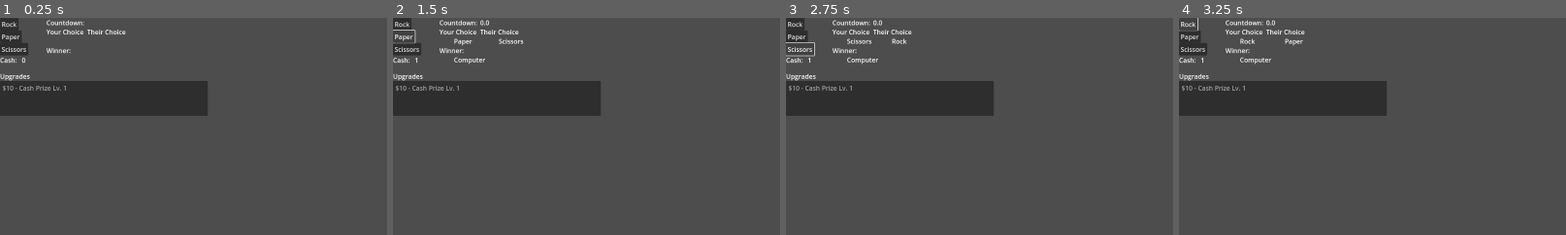
Above: before the commit, frames 1-4 (left to right).
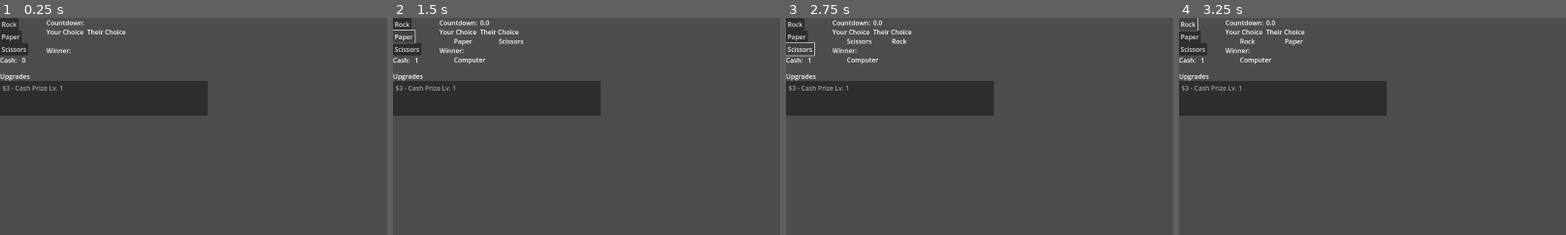
Above: after the commit, the same moments.

Repository: wfay42/corruption-clicker
Game: Godot game, scene res://rock_paper_scissors.tscn
Same seed, same stepped clock (60 frames per second), same inputs: the game is played once before the commit and once after it.
Inputs:
- Up to frame 1 (0.25 s): no input
- Up to frame 2 (1.5 s): click "Rock" at 0.5 s; click "Paper" at 1.25 s
- Up to frame 3 (2.75 s): click "Scissors" at 2 s
- Up to frame 4 (3.25 s): click "Rock" at 2.75 s
The pictures show only the part of the screen within x 0-50%, y 0-50%; the shares and areas given below are measured in that part.

The runs differ from the first frame. In frame 1, 0.2% of the frame differs, in the area x 1-18%, y 31-34%; in frame 2, 0.2%; in frame 3, 0.2%; in frame 4, 0.2%.

Commit message:
Added CashManagerView and finished upgrade purchase flow

Diff:
--- /dev/null
+++ b/datamodel/CashManagerView.gd
@@ -0,0 +1,11 @@
+class_name CashManagerView extends Object
+
+"""A view into the read-only methods of CashManager"""
+
+var _cashManager: CashManager
+
+func _init(cashManager: CashManager) -> void:
+	_cashManager = cashManager
+
+func get_cash() -> float:
+	return _cashManager.get_cash()
--- a/datamodel/Upgrades.gd
+++ b/datamodel/Upgrades.gd
@@ -2,15 +2,21 @@
 
 const CASH_PLUS_KEY: String = "cash+"
 const COST_KEY: String = "cost"
+const NAME_KEY: String = "name"
+const ID_KEY: String = "id"
+
+
 const ALL_UPGRADES: Dictionary[String, Dictionary] = {
     "cash001": {
+        "id": "cash001",
         "name": "Cash Prize Lv. 1",
         "description": "Increase cash prize by 1",
-        "cost": 10,
+        "cost": 3,
         "cash+": 1,
         "dependencies": []
     },
     "cash002": {
+        "id": "cash002",
         "name": "Cash Prize Lv. 2",
         "description": "Increase cash prize by 5",
         "cost": 200,
--- a/gameplay/_rps_controller.gd
+++ b/gameplay/_rps_controller.gd
@@ -58,7 +58,7 @@
 
 	self.__upgrades = Upgrades.new()
 	self.__upgradeList = self.get_node("Upgrades").get_node("UpgradeList")
-	self.__upgradeList.set_upgrades(self.__upgrades)
+	self.__upgradeList.setup(self.__upgrades, CashManagerView.new(self.__cashManager))
 	self.__upgradeList.refreshList()
 
 func _connect_children(rps_nodes: Array[Node]) -> void:
--- a/gameplay/upgrade_list.gd
+++ b/gameplay/upgrade_list.gd
@@ -7,12 +7,16 @@
 """
 
 var _upgrades: Upgrades = null
+var _cashManager: CashManagerView = null
 
 func _ready() -> void:
 	pass
 
-func set_upgrades(upgrades: Upgrades) -> void:
+func setup(upgrades: Upgrades, cashManager: CashManagerView) -> void:
+	"""Initializes the upgrade list with the given Upgrades and CashManagerView
+	"""
 	_upgrades = upgrades
+	_cashManager = cashManager
 
 func refreshList() -> void:
 	"""Refreshes the list of upgrades based on the current state of owned upgrades
@@ -23,7 +27,7 @@
 	self.clear()
 	var availableUpgrades: Array[Dictionary] = _upgrades.getAllAvailableUpgrades()
 	for upgradeData in availableUpgrades:
-		var displayText: String = "$%d - %s" % [upgradeData["cost"], upgradeData["name"]]
+		var displayText: String = "$%d - %s" % [upgradeData[Upgrades.COST_KEY], upgradeData[Upgrades.NAME_KEY]]
 		var idx = self.add_item(displayText)
 		self.set_item_metadata(idx, upgradeData)
 
@@ -33,6 +37,10 @@
 	var item_name: String = self.get_item_text(index)
 	print("Activated item: %s" % item_name)
 
-	# TODO: Need to implement the logic, but need to store the ID as part of the metadata
-	# var itemId: String = self.get_item_metadata(index)["name"]
-	# _upgrades.tryPurchase(itemId)
+	var upgradeData: Dictionary = self.get_item_metadata(index)
+	var upgradeId: String = upgradeData[Upgrades.ID_KEY]
+
+	var success: bool = _upgrades.tryPurchase(upgradeId, _cashManager.get_cash())
+	print("Attempted to purchase upgrade %s, success: %s" % [upgradeId, success])
+	if (success):
+		refreshList()  # Refresh the list to reflect the newly purchased upgrade
Not shown, added: datamodel/CashManagerView.gd.uid
